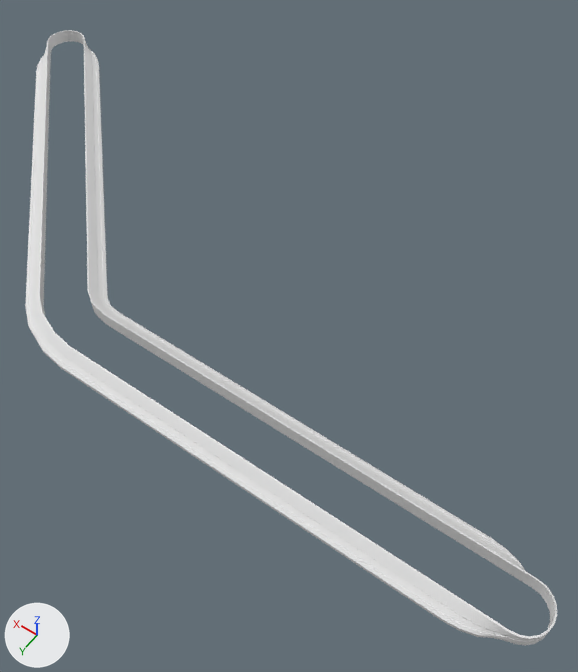
The FBX model Assets/Art_Assets/Environment/BentWall/sm_wall_bent_base_updated.fbx as it was, and as the next commit left it.
The view is the same before and after, from a 50 mm lens placed at (-5.27, 3.31, 7.29), pointed at (-1.66, -1.74, -0.64). The axes (+X, +Y, +Z) are drawn at lower left. The lights are the same throughout. Where no turn or scale is listed for an object, it has been applied to the vertices.

The older version as bpy lines, for what is in view:
```python
me_circle_152 = bpy.data.meshes.new('Circle.152')
me_circle_152.from_pydata(...)  # 540 vertices, 486 faces; spans x -5.81..4.7, y -4.38..0.48, z -0.11..0.09
me_circle_152.materials.append(mat_wall_base)  # white #e7e7e7
ob_sm_wall_bent_base_001 = bpy.data.objects.new('sm_wall_bent_base.001', me_circle_152)
ob_sm_wall_bent_base_001.location = (0.0, 0.0, 0.0)
```
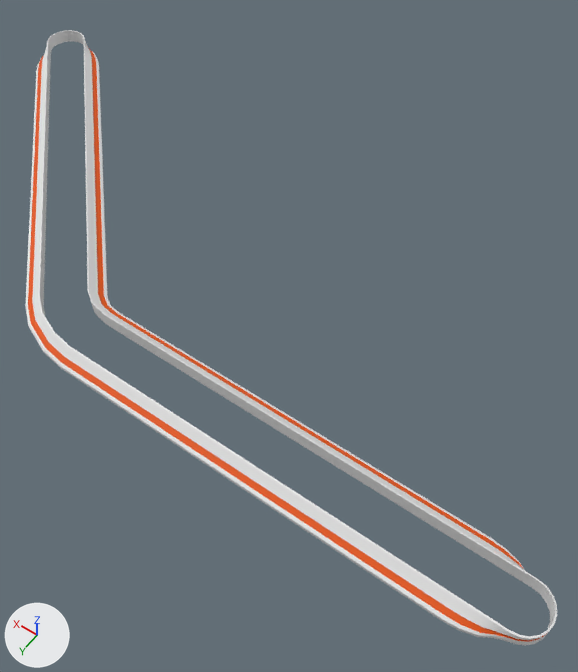
What differs and where, as boxes [x1, y1, x2, y2] in the pictures (578 x 672 px):
```json
{"part": 1, "of": "me_circle_152", "change": "cut back", "before": [480, 537, 520, 576], "after": [480, 537, 520, 576]}
{"part": 2, "of": "me_circle_152", "change": "cut back", "before": [84, 46, 99, 65], "after": [84, 46, 99, 65]}
{"part": 3, "of": "me_circle_152", "change": "recoloured", "before": [28, 49, 547, 642], "after": [28, 49, 547, 642], "on screen": "white to orange"}
```

Scene script edits in JSON lines:
```json
{"op": "add", "block": "mat_travelingemissive", "code": ["mat_travelingemissive = principled_material('TravelingEmissive')", "mat_travelingemissive.base_color = (0.8, 0.0961, 0.0)  # orange #e75700"]}
{"block": "me_circle_152", "where": "# used by ob_sm_wall_bent_base_001; location = (0.0, 0.0, 0.0)"}
{"op": "remove", "block": "me_circle_152", "code": "me_circle_152.from_pydata(...)  # 540 vertices, 486 faces; spans x -5.81..4.7, y -4.38..0.48, z -0.11..0.09"}
{"op": "add", "block": "me_circle_152", "code": "me_circle_152.from_pydata(...)  # 500 vertices, 450 faces; spans x -5.81..4.7, y -4.38..0.48, z -0.11..0.09"}
{"block": "me_circle_152", "change": "me_circle_152 part 1"}
{"block": "me_circle_152", "change": "20 vertices are removed from x -5.22..-5.05, y -0.48..-0.28, z -0.11..0.09"}
{"block": "me_circle_152", "change": "36 faces are deleted"}
{"block": "me_circle_152", "change": "12 new faces join them, mat_wall_base (white #e7e7e7)"}
{"block": "me_circle_152", "change": "6 new faces join them, mat_travelingemissive (orange #e75700)"}
{"block": "me_circle_152", "change": "me_circle_152 part 2"}
{"block": "me_circle_152", "change": "20 vertices are removed from x 3.74..4.0, y -4.2..-3.96, z -0.11..0.09"}
{"block": "me_circle_152", "change": "36 faces are deleted"}
{"block": "me_circle_152", "change": "12 new faces join them, mat_wall_base (white #e7e7e7)"}
{"block": "me_circle_152", "change": "6 new faces join them, mat_travelingemissive (orange #e75700)"}
{"block": "me_circle_152", "change": "me_circle_152 part 3: 138 faces spanning x -5.81..4.7, y -4.38..0.45, z -0.04..0.04 switch from mat_wall_base (white #e7e7e7) to mat_travelingemissive (orange #e75700)"}
```
